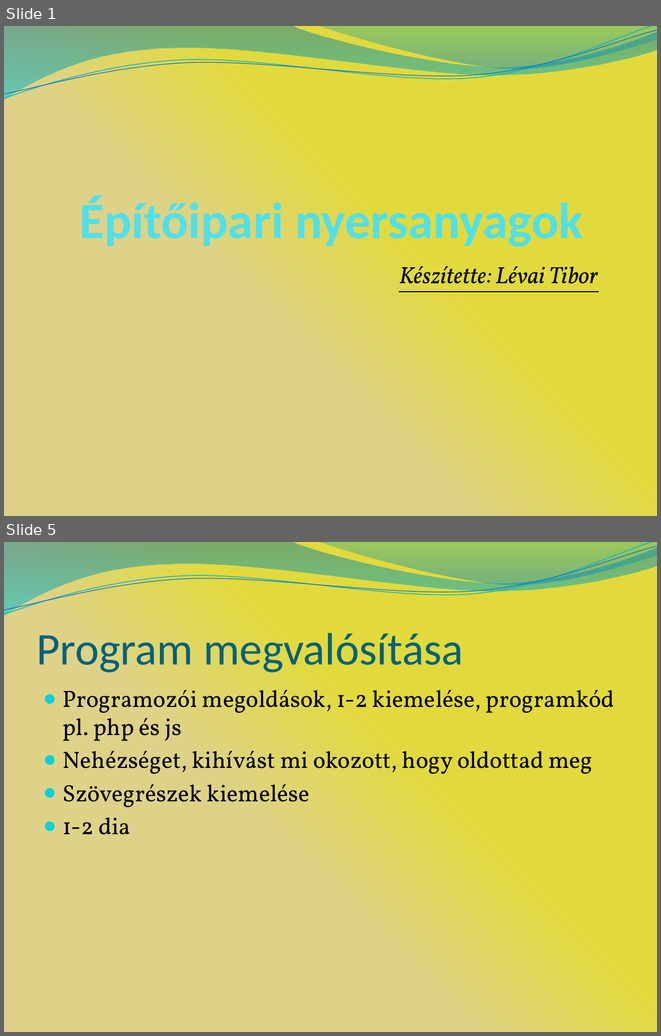
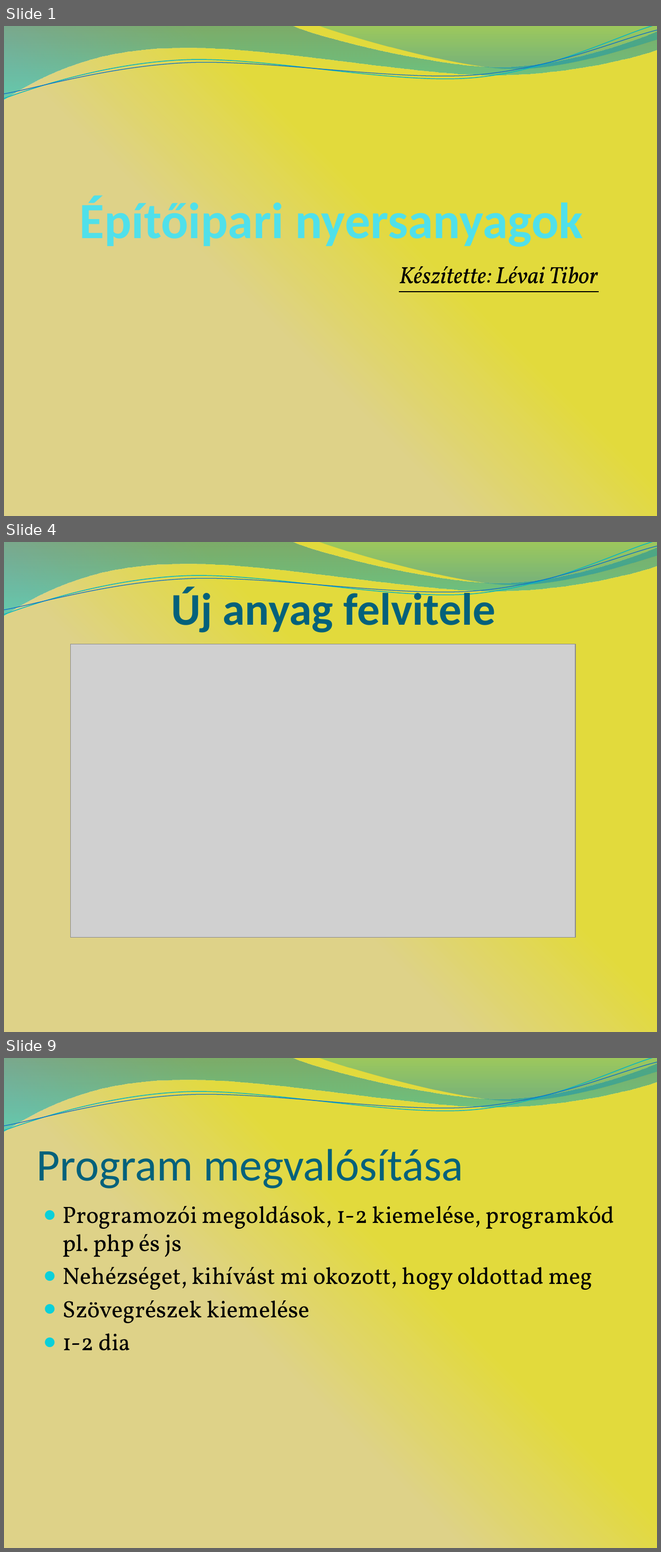
Before and after one commit to ProFreshCash/mobilfrontendanyagok, a slide deck: Varbirone_vedes_minta.pptx. Shown one above the other, each under a label of ours: slides 1 and 5 before the commit, slides 1, 4 and 9 after it; the slides between them are not shown. The pictures are 661x1036 and 661x1552 pixels, drawn with LibreOffice and Linux fonts; fonts in the diff are those of the drawing; grey boxes stand for pictures. Boxes give left, top, right and bottom in pixels: in the first picture for what was removed or moved away, otherwise in the second. Text is boxed around its words. In the diff, an @@ line names an element or a change of style, - is before the commit and + after.

```diff
--- a/Varbirone_vedes_minta.pptx
+++ b/Varbirone_vedes_minta.pptx
@@ slide 4 added at [4, 542, 657, 1032], background gradient #DED288 to #E2DA3C; not listed: 4 template elements that a slide beside it also shows @@
@@ title added at [171, 587, 495, 633], 50 pt, text #04617B, bold @@
+Új anyag felvitele
@@ picture added at [71, 644, 575, 937] @@
@@ what was slide 5 is now slide 9 @@
```
Also in this commit, not shown: 3 slides changed, 4 other slides added, 1 slide removed.
